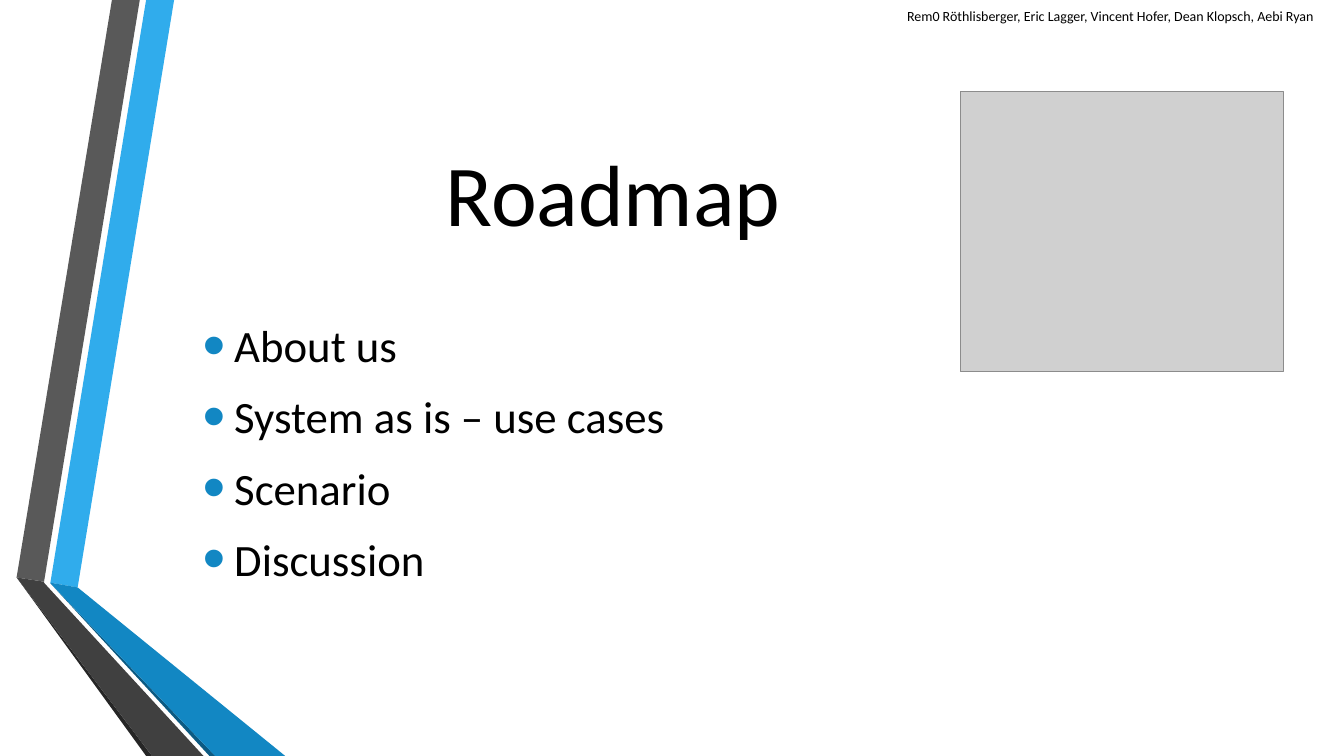
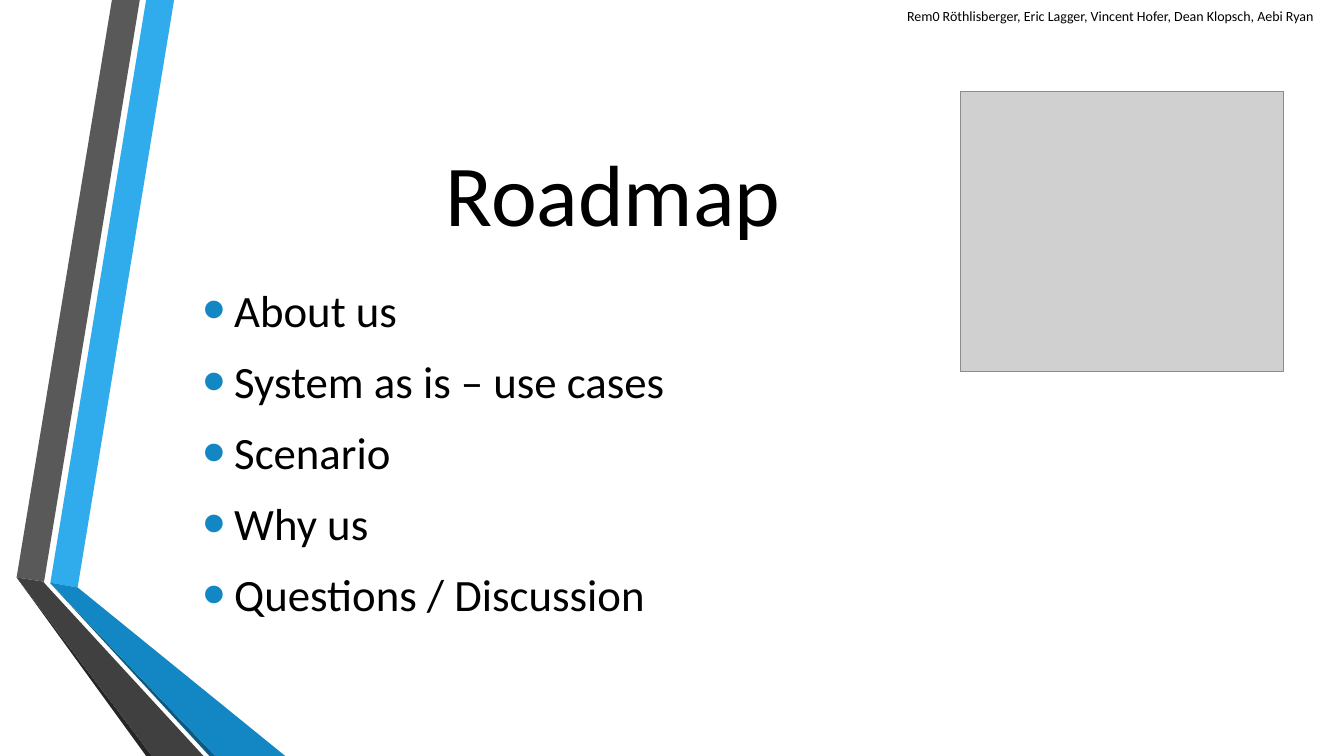
Before and after one commit to scg-unibe-ch/ese2016-team8, a slide deck: slide 2 of baseProject/presentation/Presentation-Team8.pptx. Drawn at 1344x756 pixels with LibreOffice and Linux fonts; fonts in the diff are those of the drawing; grey boxes stand for pictures; background and template pictures are left out. Boxes give left, top, right and bottom in pixels: in the first picture for what was removed or moved away, otherwise in the second. Text is boxed around its words. In the diff, an @@ line names an element or a change of style, - is before the commit and + after.

Commit message:
added parts to the roadmap

```diff
--- a/baseProject/presentation/Presentation-Team8.pptx
+++ b/baseProject/presentation/Presentation-Team8.pptx
@@ text at (234,509,644,617): text changed @@
-• Discussion
+• Why us
+• Questions / Discussion
```
